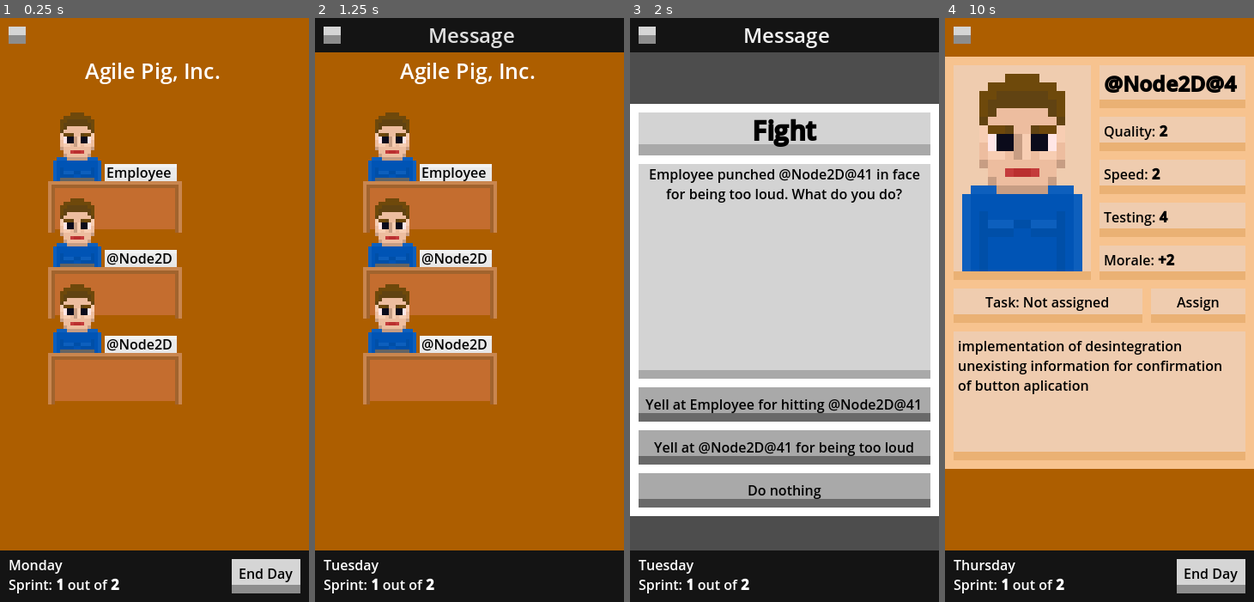
Above: before the commit, frames 1-4 (left to right).
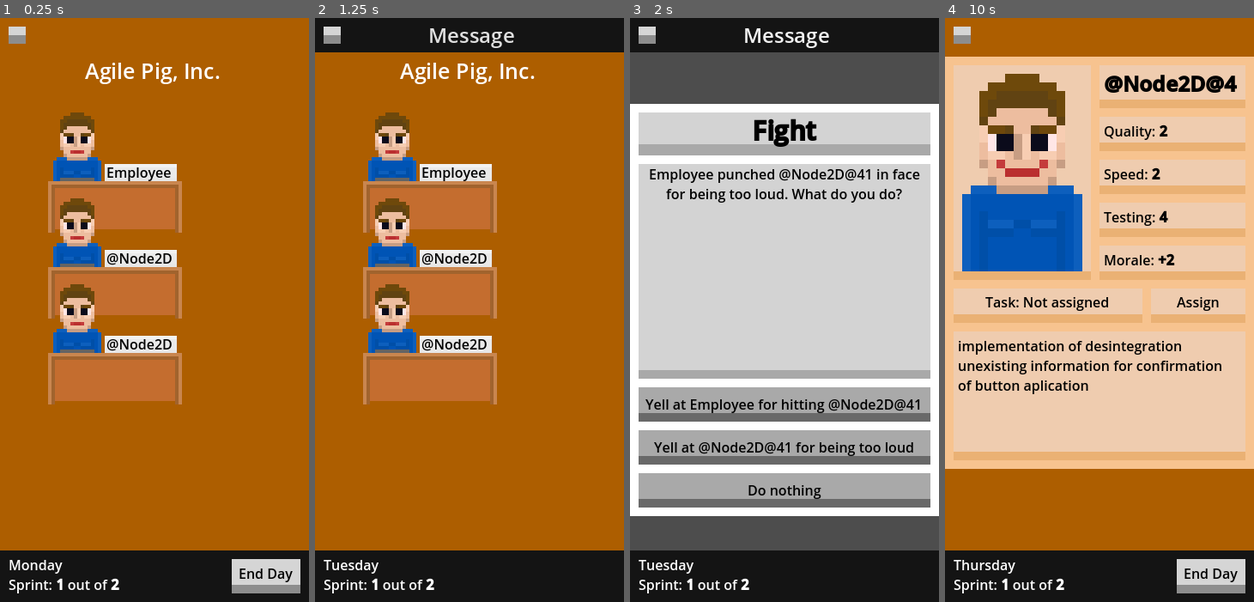
Above: after the commit, the same moments.

Repository: ltbk2023/pig
Game: Godot game, scene res://placeholders/game_placeholder.tscn
Two runs of this game, one before a commit and one after it. Both use one fixed random seed, a clock stepped at 60 frames per second and the inputs below. This scene is started directly instead of the project's main scene.
Inputs (mouse positions are in pixels of both pictures, inside the frame that each line leads up to):
- Up to frame 1 (0.25 s): no input
- Up to frame 2 (1.25 s): click "End Day" at 0.5 s
- Up to frame 3 (2 s): click "Message" at 1.25 s
- Up to frame 4 (10 s): click "Yell at Employee for hitting …" at 2 s; click "End Day" at 2.75 s; click "Message" at 3.5 s; click "Buy @Node2D@49 a cupcake" at 4.25 s; click "End Day" at 5 s; click "Message" at 5.75 s; click "Buy @Node2D@41 a cupcake" at 6.5 s; click (963, 35) at 7.25 s; tap Enter at 8, 9.5 s; move the mouse to (1084, 426) at 8.02 s; click (1084, 426) at 8.17 s; tap Space at 8.75 s; move the mouse to (1192, 397) at 8.77 s; click (1192, 397) at 8.92 s; move the mouse to (1006, 222) at 9.52 s; click (1006, 222) at 9.67 s

Frames 1-3 are identical in both runs. In frame 4, less than 0.1% of the frame differs, in the area x 16-34%, y 24-26%.

Commit message:
PIG-269: Employee visual reaction to morale
Signed-off-by: PLangowski <pawell092000@gmail.com>

Diff:
--- a/PIG/employee/employee.gd
+++ b/PIG/employee/employee.gd
@@ -251,3 +251,9 @@
 			morale += value
 	update_summary()
 	update_extended()
+	update_morale_visuals()
+
+# Smile when happy, frown when unhappy
+func update_morale_visuals():
+	$Sprite.angry = morale < -1
+	$Sprite.smile = morale > 1
